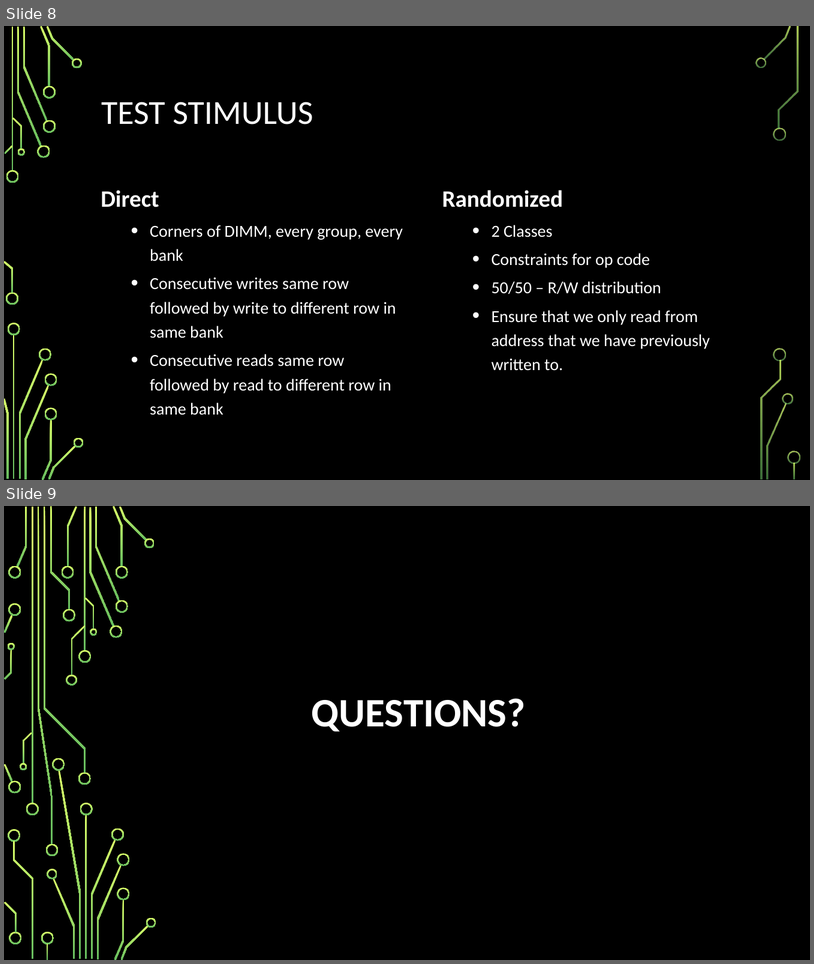
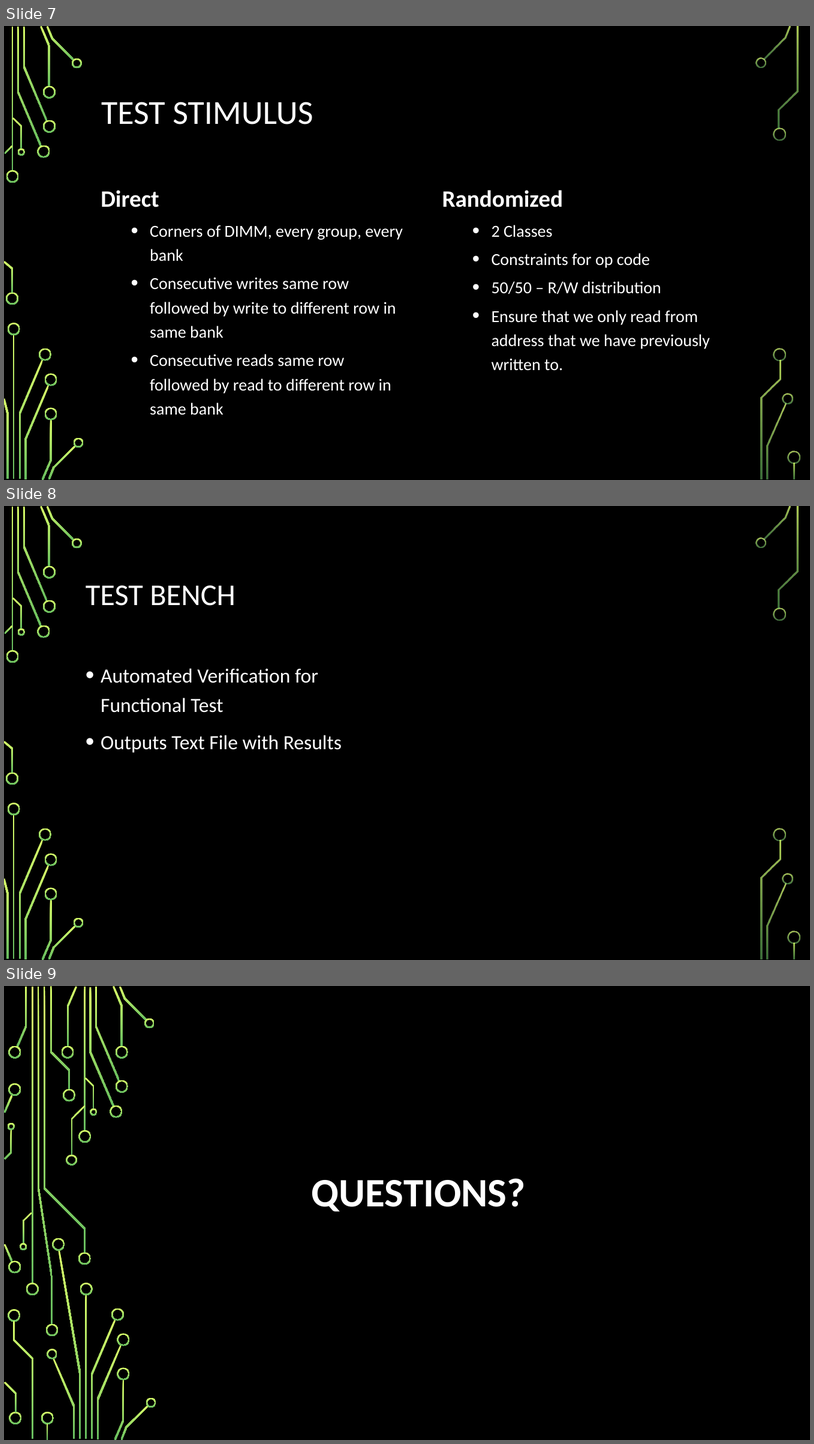
Before and after one commit to bhunt2/DDR4Sim, a slide deck: Design/DDR4 Simulation Presentation.pptx. Shown one above the other, each under a label of ours: slides 8 and 9 before the commit, slides 7, 8 and 9 after it. The pictures are 814x964 and 814x1444 pixels, drawn with LibreOffice and Linux fonts; fonts in the diff are those of the drawing; background and template pictures are left out. Boxes give left, top, right and bottom in pixels: in the first picture for what was removed or moved away, otherwise in the second. Text is boxed around its words. In the diff, an @@ line names an element or a change of style, - is before the commit and + after.

```diff
--- a/Design/DDR4 Simulation Presentation.pptx
+++ b/Design/DDR4 Simulation Presentation.pptx
@@ slide 8 added at <box>4,506,810,960</box>, background picture (left out); not listed: 36 template elements that a slide beside it also shows @@
@@ title added at <box>86,585,236,606</box>, 36 pt, text #FFFFFF @@
+TEST BENCH
@@ text added at <box>101,668,342,753</box>, 24 pt, text #FFFFFF @@
+• Automated Verification for Functional Test
+• Outputs Text File with Results
@@ what was slide 8 is now slide 7 @@
```
Also in this commit, not shown: 3 slides changed, 1 other slide added, 2 slides removed, 2 other files.
